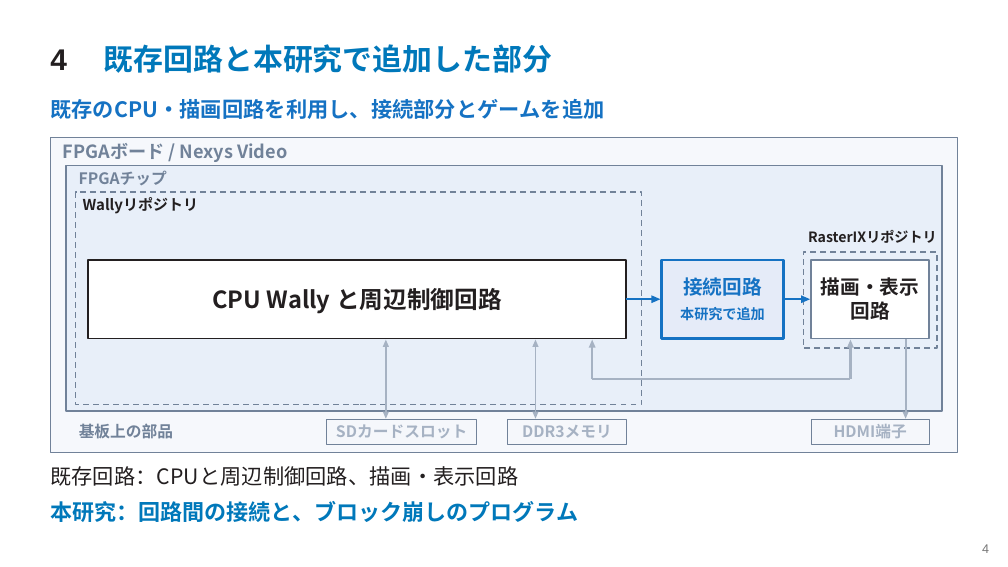
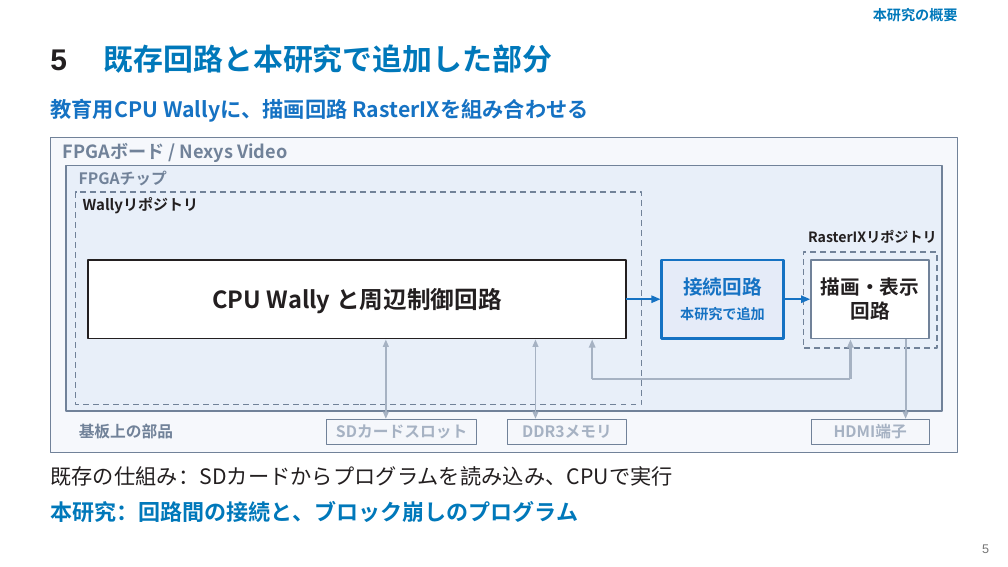
Before and after one commit to SoshiroFujimori/wally-game-console-research, a slide deck: slide 5 of docs/presentation/中間発表_主要事項.pptx (slide 4 before the commit). Drawn at 1008x567 pixels with LibreOffice and Linux fonts; fonts in the diff are those of the drawing. Boxes give left, top, right and bottom in pixels: in the first picture for what was removed or moved away, otherwise in the second. Text is boxed around its words. In the diff, an @@ line names an element or a change of style, - is before the commit and + after.

```diff
--- a/docs/presentation/中間発表_主要事項.pptx
+++ b/docs/presentation/中間発表_主要事項.pptx
@@ text added at (x1=873, y1=8, x2=958, y2=22), 13.5 pt, text #0078BA, bold @@
+本研究の概要
@@ text at (x1=50, y1=49, x2=67, y2=71): text changed @@
-4
+5
@@ text at (x1=50, y1=99, x2=589, y2=122): text changed @@
-既存のCPU・描画回路を利用し、接続部分とゲームを追加
+教育用CPU Wallyに、描画回路 RasterIXを組み合わせる
@@ text at (x1=50, y1=466, x2=673, y2=486): text changed @@
-既存回路：CPUと周辺制御回路、描画・表示回路
+既存の仕組み：SDカードからプログラムを読み込み、CPUで実行
@@ text at (x1=982, y1=544, x2=989, y2=553): text changed @@
-4
+5
```
Also in this commit, not shown: 23 other slides changed, 2 slides added, 3 slides removed, 40 other files.
